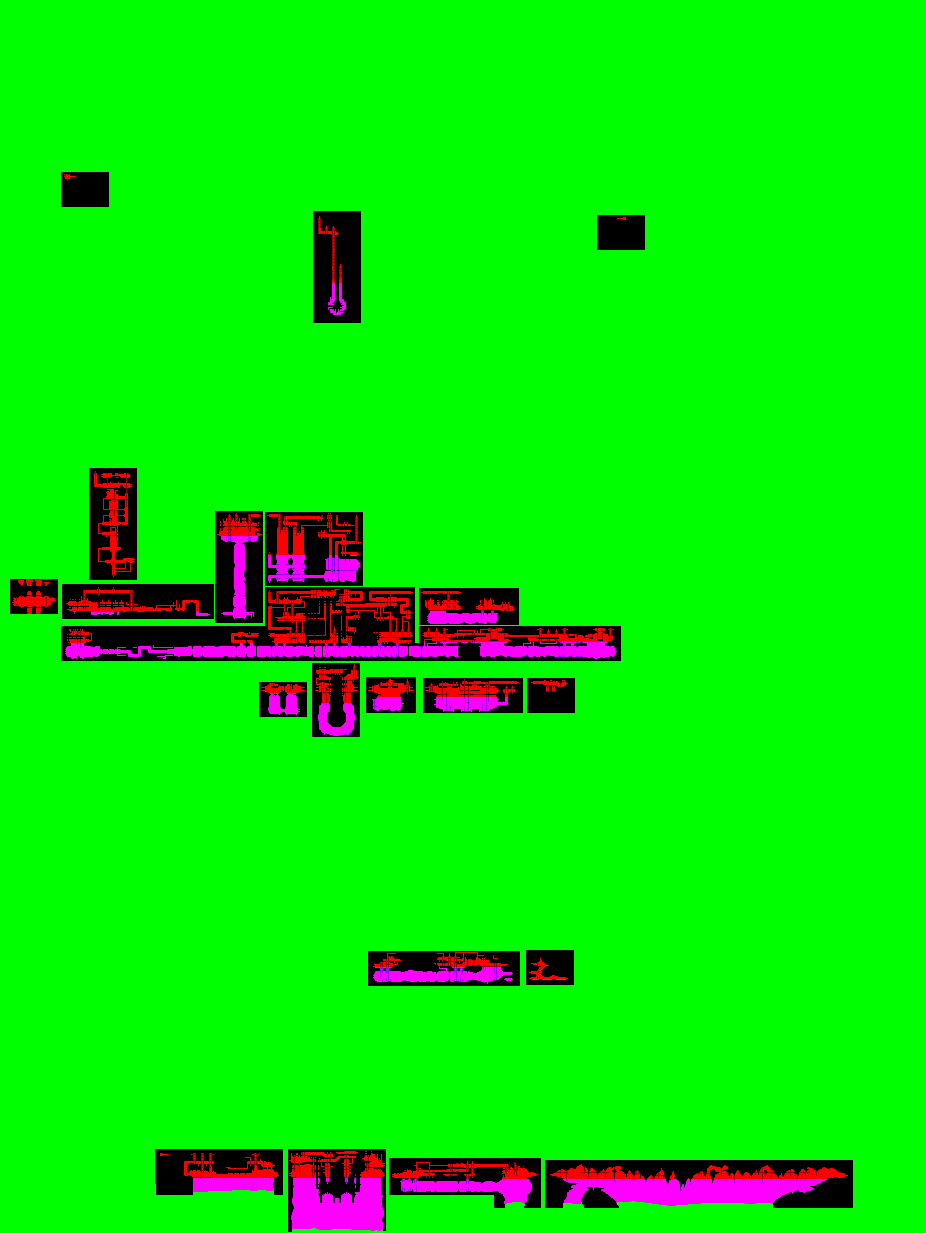
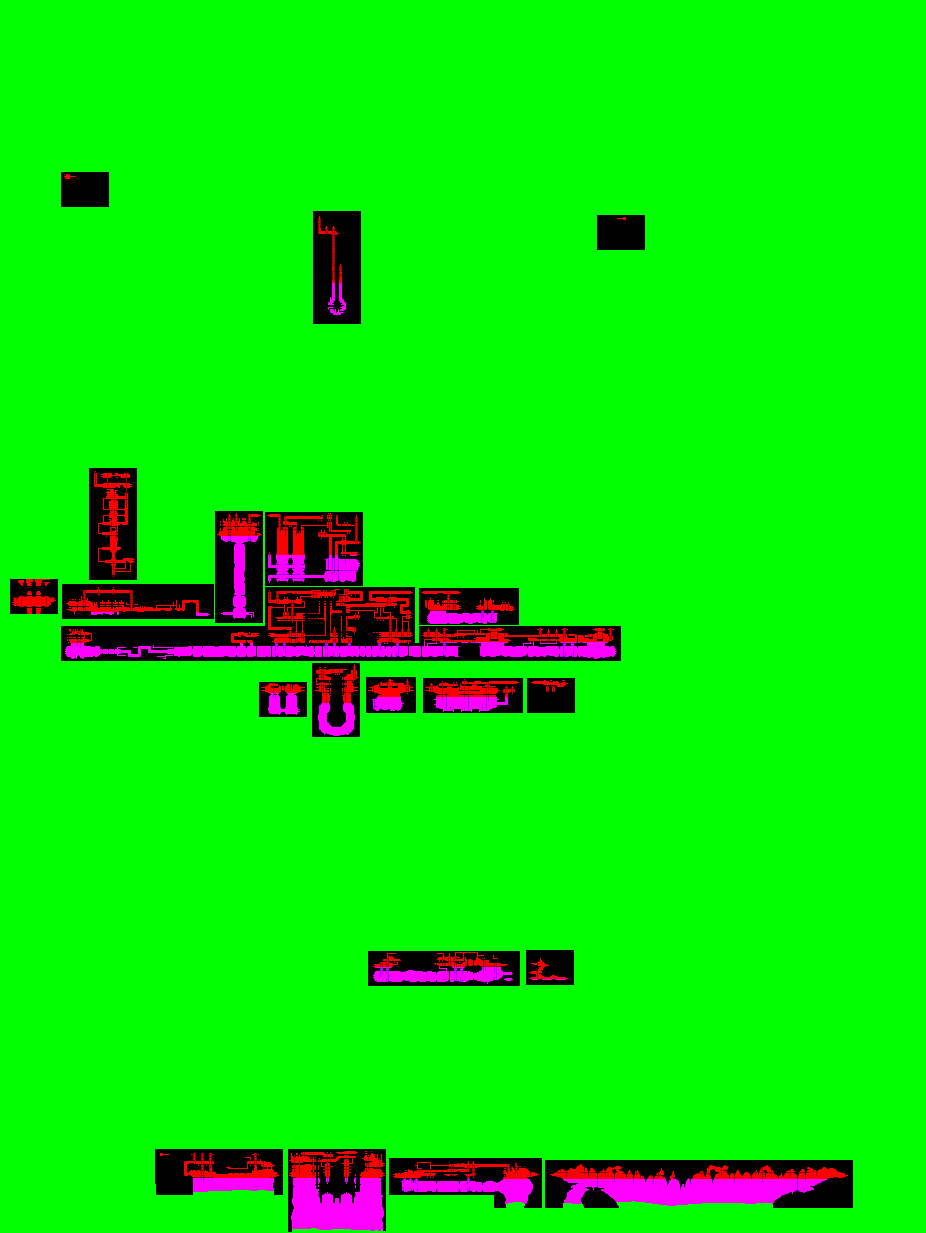
Revision of a layered w=926, h=1233 image; what changed, layer by layer:
renamed "green" to "watcher", moved it above "lw", painted on it over [313, 323, 542, 1208]
renamed "Слой 0" to "lw", moved it above "green", painted on it over [313, 323, 542, 1208]
renamed "Watcher1" to "green", painted on it over [313, 323, 542, 1208]
removed layer "Watcher0" over [392, 1158, 542, 1208]
